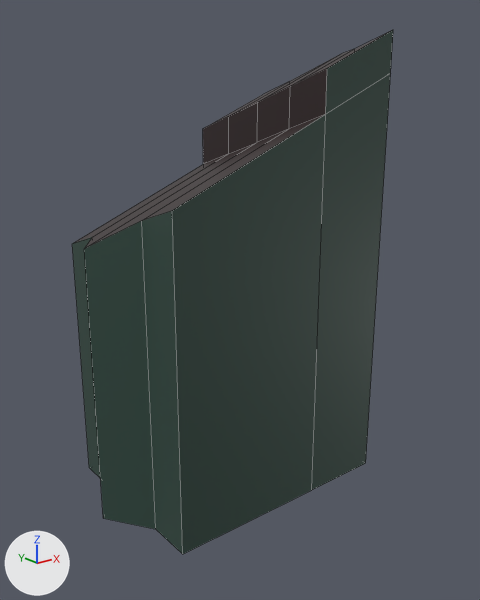
The FBX model The Demon King/Assets/Art/Props/SM_PillarMidBroke_01.fbx: old version first, new version second.
Camera for both pictures: a camera (50 mm lens) standing at (-3.23, -4.21, 3.23) and looking at (0.04, -0.13, 1.59). Every picture has the same lights, and +X, +Y and +Z are marked at lower left. Mesh edges are drawn as thin lines. Where no turn or scale is listed for an object, it has been applied to the vertices.

In view in the first picture: 'SM_PillarMidBroke_01'.
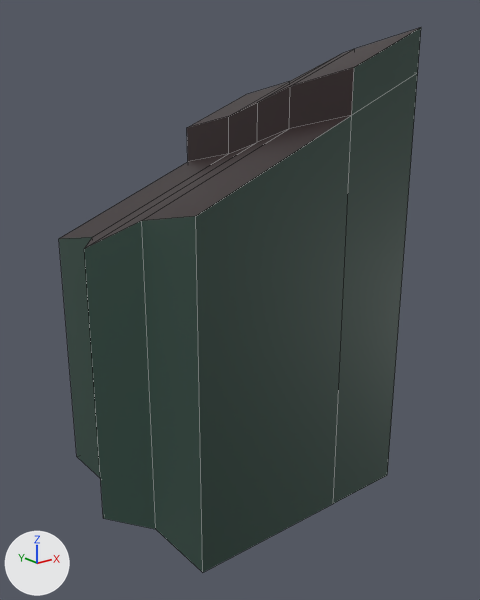
Commit message: Expanded pillars

What changed in the scene script:
```text
Change me_mesh:
    where me_mesh.from_pydata(...)  # 37 vertices, 30 faces; spans x -1.25..1.25, y -0.75..0.75, z 0.0..3.67
    used by ob_sm_pillarmidbroke_01; location = (0.0, 0.0, 0.0)
    before: 0 (-1.0, -0.75, 0.0) at pixel (182, 554), 1 (1.0, -0.75, 0.0) at pixel (365, 463), 2 (-1.0, 0.75, 0.0) at pixel (89, 467), 3 (1.0, 0.75, 0.0), 10 (-1.0, -0.75, 2.53) at pixel (172, 210)
    before: 11 (1.0, -0.75, 3.36) at pixel (390, 73), 12 (-1.0, 0.75, 2.06) at pixel (72, 243), 13 (1.0, 0.75, 2.89), 20 (0.31, -0.75, 0.0) at pixel (311, 490), 21 (0.31, -0.75, 3.08) at pixel (325, 114)
    before: 24 (0.31, 0.75, 2.61) at pixel (203, 164), 25 (0.31, 0.75, 0.0), 27 (0.31, -0.75, 3.38) at pixel (327, 68), 29 (1.0, -0.75, 3.67) at pixel (393, 29), 32 (0.31, 0.75, 2.91) at pixel (202, 128)
    before: 34 (1.0, 0.75, 3.2) at pixel (262, 94)
    me_mesh part 1
    add for i in [0, 1, 10, 11, 20, 21, 27, 29]: me_mesh.vertices[i].co += Vector((0.0, -0.25, 0.0))
    add for i in [2, 3, 12, 13, 24, 25, 32, 34]: me_mesh.vertices[i].co += Vector((0.0, 0.25, 0.0))
```

Pixel boxes (x1, y1, x2, y2) of what changed, in the pictures (480 x 600 px):
'SM_PillarMidBroke_01', reshaped (13% wider)
    before: (72, 30, 393, 554)
    after: (59, 27, 421, 572)
